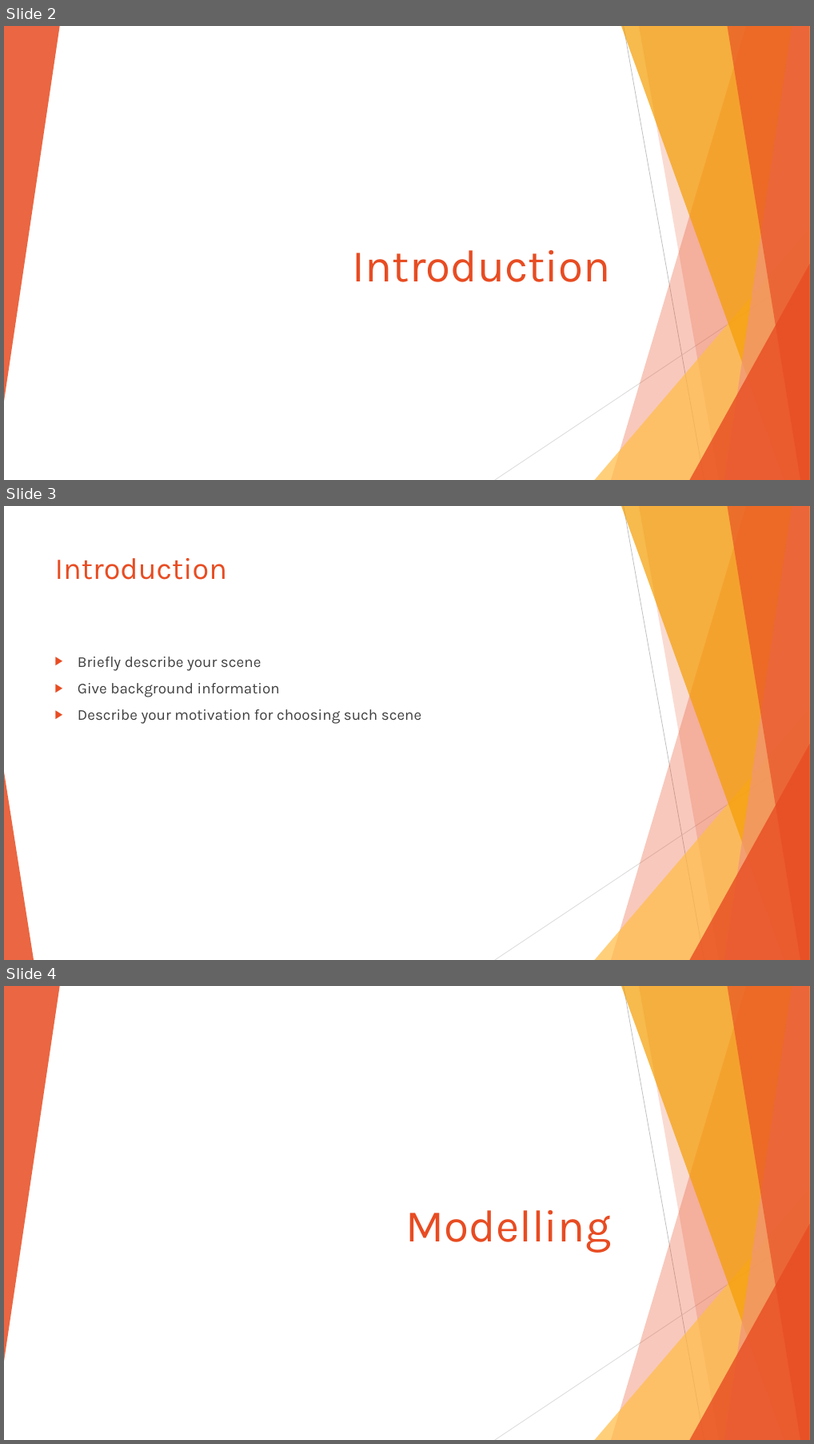
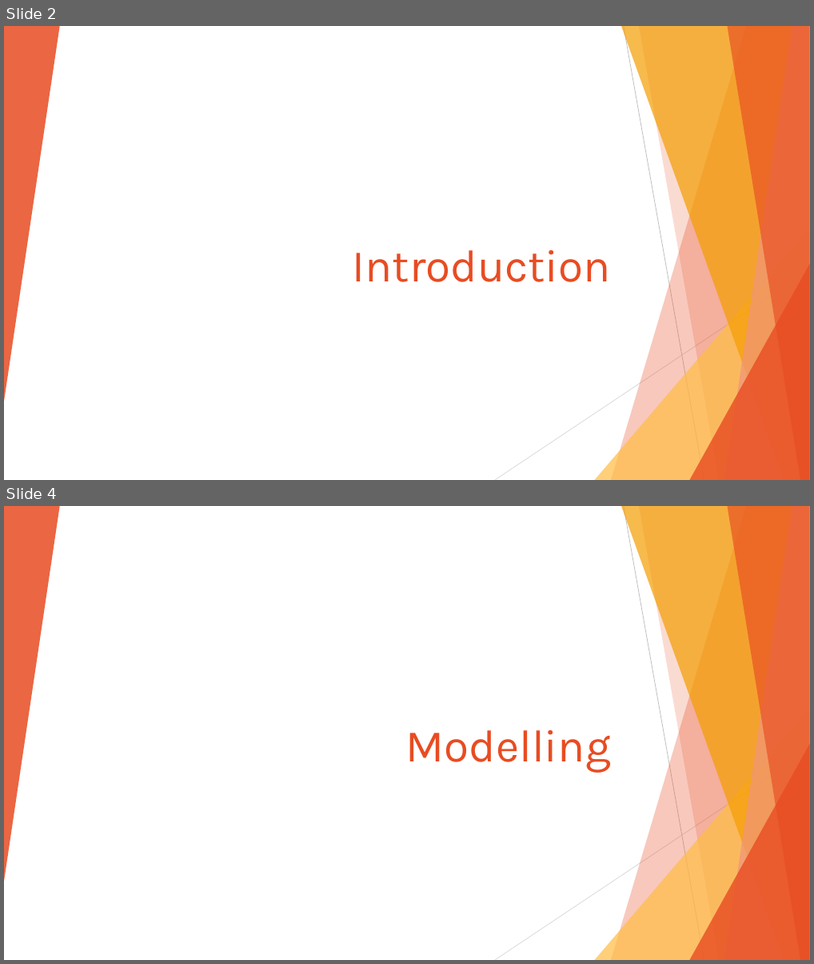
Before and after one commit to julio177/pokemon-center-3d, a slide deck: Blender Project Team Rocket.pptx. Shown one above the other, each under a label of ours: slides 2, 3 and 4 before the commit, slides 2 and 4 after it; the slides between them are not shown. The pictures are 814x1444 and 814x964 pixels, drawn with LibreOffice and Linux fonts; fonts in the diff are those of the drawing. Boxes give left, top, right and bottom in pixels: in the first picture for what was removed or moved away, otherwise in the second. Text is boxed around its words. In the diff, an @@ line names an element or a change of style, - is before the commit and + after.

```diff
--- a/Blender Project Team Rocket.pptx
+++ b/Blender Project Team Rocket.pptx
@@ slide 3 removed at (4, 506, 810, 960), background #FFFFFF; not listed: 9 template elements that a slide beside it also shows @@
@@ title removed at (55, 558, 228, 580) @@
-Introduction
@@ text removed at (78, 656, 422, 724) @@
-▶ Briefly describe your scene
-▶ Give background information
-▶ Describe your motivation for choosing such scene
@@ triangle removed at (4, 772, 34, 960) @@
```
Also in this commit, not shown: 3 slides added, 1 other slide removed, 1 other file.
